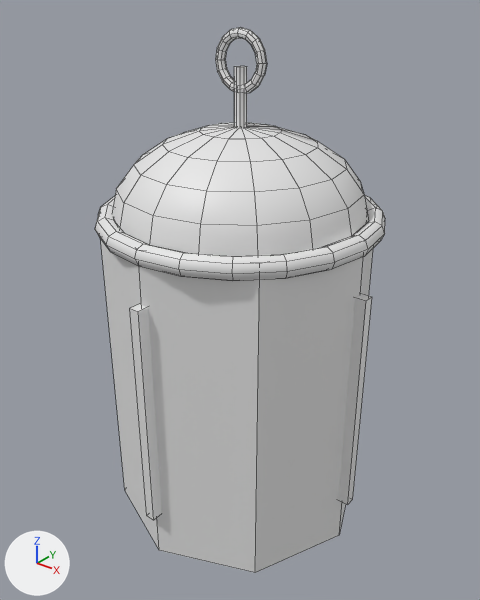
What one commit did to the FBX model Assets/models/emp_grenade.fbx.
One viewpoint serves both versions: a 50 mm camera at (0.0758, -0.095, 0.1058) aimed at (0.0004, -0.0007, 0.0474). Every picture has the same lights, and +X, +Y and +Z are marked at lower left. The picture after the commit comes second. Mesh edges are drawn as thin lines. Where no turn or scale is listed for an object, it has been applied to the vertices.

Objects in the first picture: 'EmpGrenadeMesh'.
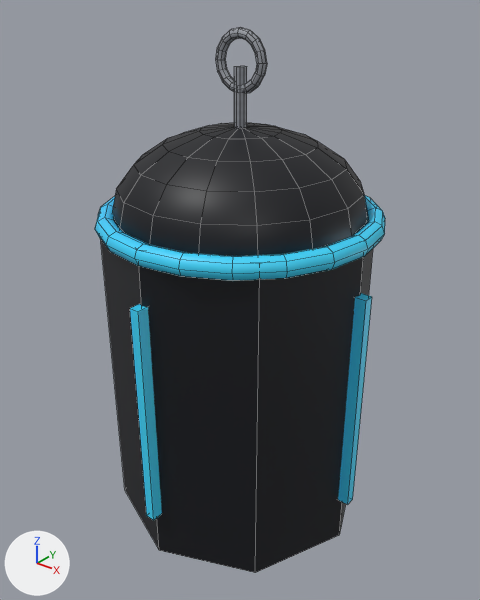
Edits to the bpy script that builds the scene:
```text
Add img_emp_glow_color_png:
    img_emp_glow_color_png = load_image('emp_glow_color.png', '../materials/emp_glow_color.png', 256, 256, 'sRGB')
Add img_grenade_pin_color_png:
    img_grenade_pin_color_png = load_image('grenade_pin_color.png', '../materials/grenade_pin_color.png', 256, 256, 'sRGB')
Add img_emp_body_color_png:
    img_emp_body_color_png = load_image('emp_body_color.png', '../materials/emp_body_color.png', 256, 256, 'sRGB')
Change mat_emp_body:
    remove mat_emp_body.base_color = (0.8, 0.8, 0.8)  # white #e7e7e7
    add mat_emp_body.texture = img_emp_body_color_png
Change mat_grenade_pin:
    remove mat_grenade_pin.base_color = (0.8, 0.8, 0.8)  # white #e7e7e7
    add mat_grenade_pin.texture = img_grenade_pin_color_png
Change mat_emp_glow:
    remove mat_emp_glow.base_color = (0.8, 0.8, 0.8)  # white #e7e7e7
    add mat_emp_glow.texture = img_emp_glow_color_png
```

What differs and where, as boxes (x1, y1, x2, y2) in the pictures (480 x 600 px):
'EmpGrenadeMesh', surface changed (white to black)
    both: (95, 27, 385, 573)
